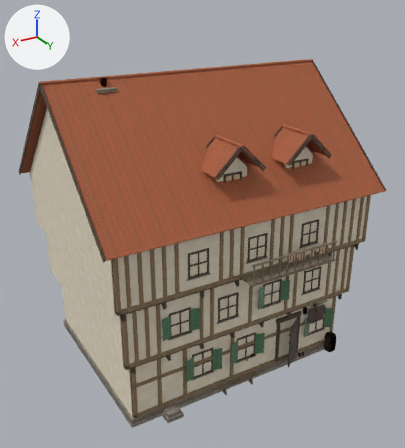
The glTF model assets/meshes/inn.gltf as it was, and as the next commit left it.
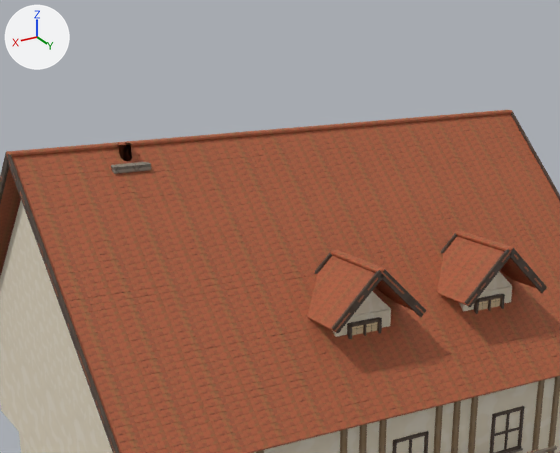
Each version appears first whole from a 50 mm lens placed at (13.1, 22.6, 17.9), pointed at (0.0, 0.8, 7.0), and next in a close-up on the part from 9% to 84% of the width and 0% to 55% of the height. Arrows for +X, +Y and +Z are at upper left; the lights stay in place. The first two pictures are the older version. Vertices at exactly the same position are counted once.

Names of what the first close-up shows: 'inn'.
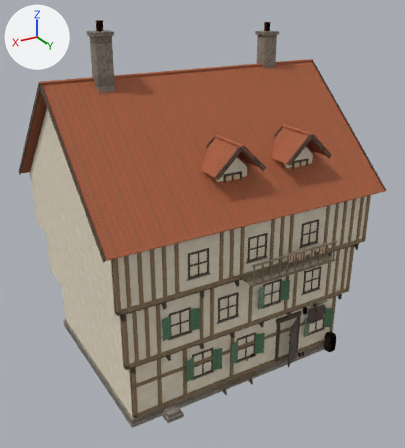
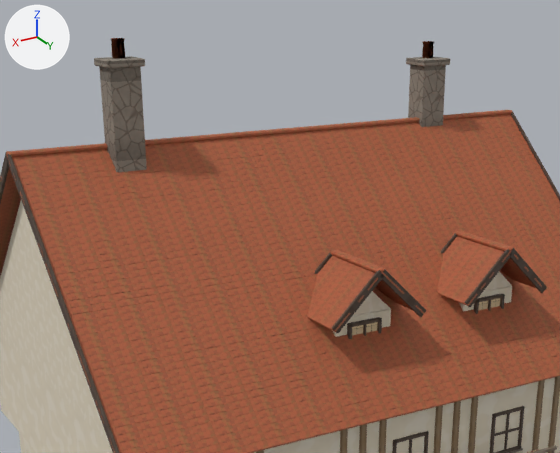
Boxes [x1, y1, x2, y2] around the edits, measured in the close-ups (560 x 453 px; the box of a moved part takes in the faces that stretch with it):
'inn', reshaped: before [0, 110, 560, 453]; after [0, 38, 560, 453]
part 1 of me_inn, moved or reshaped (not visible before): after [406, 57, 450, 66]
part 2 of me_inn, moved or reshaped (not visible before): after [422, 41, 434, 58]
part 3 of me_inn, moved or reshaped: before [111, 162, 151, 174]; after [94, 56, 145, 68]
part 4 of me_inn, moved or reshaped: before [118, 143, 132, 161]; after [110, 38, 125, 59]
part 5 of me_inn, moved or reshaped (not visible before): after [408, 65, 446, 127]
part 6 of me_inn, moved or reshaped (not visible before): after [99, 67, 147, 172]

Diff of the bpy script that builds the scene:
```diff
--- a/assets/meshes/inn.gltf.py
+++ b/assets/meshes/inn.gltf.py
@@ me_inn @@
 # used by ob_inn; location = (0.0, 0.0, 0.0)
-me_inn.from_pydata(...)  # 14632 vertices, 26766 faces; spans x -7.01..7.01, y -5.82..6.28, z 0.0..14.35
+me_inn.from_pydata(...)  # 14632 vertices, 26766 faces; spans x -7.01..7.01, y -5.82..6.28, z 0.0..16.56
+# me_inn part 1: the loose piece of 24 vertices spanning x -4.6..-3.72, y -0.48..0.27, z 13.5..13.66 is moved by (0.0, 0.0, 2.14)
+# me_inn part 2: the loose piece of 48 vertices spanning x -4.31..-4.0, y -0.28..0.03, z 13.66..14.06 is moved by (0.0, 0.0, 2.14)
+# me_inn part 3: the loose piece of 24 vertices spanning x 3.98..4.86, y -0.12..0.63, z 13.78..13.94 is moved by (0.0, 0.0, 2.21)
+# me_inn part 4: the loose piece of 48 vertices spanning x 4.27..4.58, y 0.07..0.38, z 13.94..14.34 is moved by (0.0, 0.0, 2.21)
+# me_inn part 5: all 12 vertices in x -4.52..-3.8, y -0.41..0.2, z 13.48..13.5 are moved by (0.0, 0.0, 2.14)
+# me_inn part 6: all 12 vertices in x 4.06..4.78, y -0.05..0.56, z 13.76..13.78 are moved by (0.0, 0.0, 2.21)
 me_inn.materials.append(mat_stone)
```
